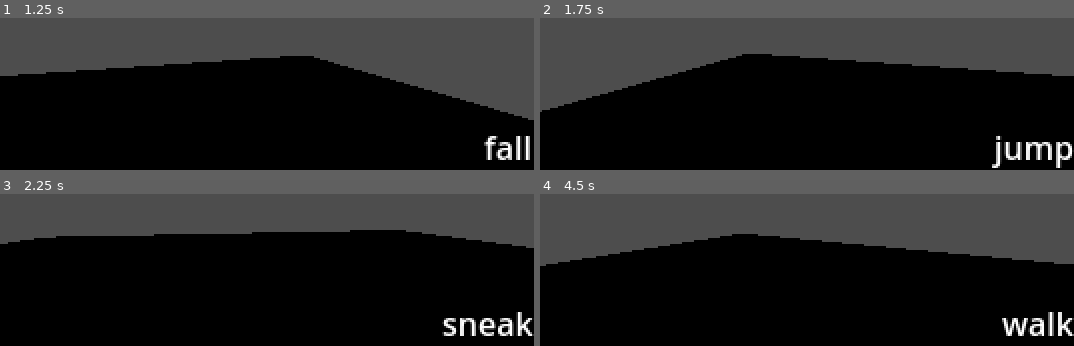
Above: before the commit, frames 1-4 (two rows, left to right).
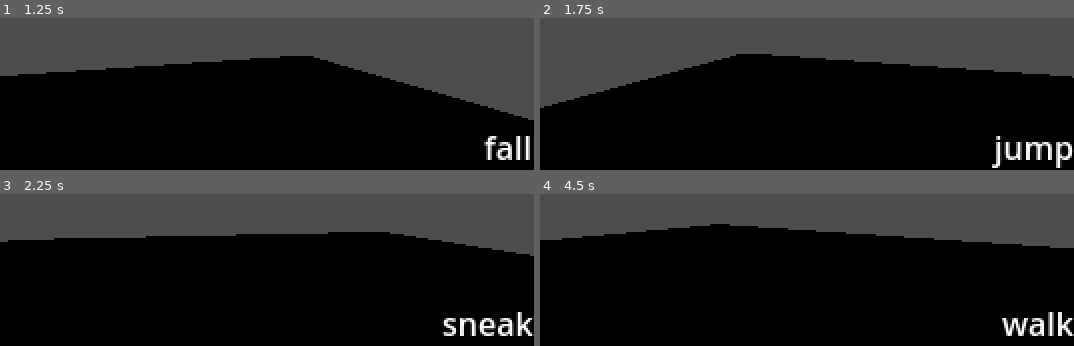
Above: after the commit, the same moments.

Repository: deinonymous/1st-3rd-Person-Base
Game: Godot game, scene res://scenes/world/world.tscn
The game is run twice, just before and just after one commit, with the same random seed, the same clock (stepped at 60 frames per second) and the same inputs.
Inputs (mouse positions are in pixels of both pictures, inside the frame that each line leads up to):
- Up to frame 1 (1.25 s): tap Enter at 0.5 s; move the mouse to (293, 19) at 0.52 s; hold W (mv_forward) from 0.53 s (still down); hold Ctrl (crouch) from 0.53 s (still down); tap Space (jump) at 0.77 s; tap Shift (sprint) at 0.8 s
- Up to frame 2 (1.75 s): keep holding W (mv_forward); move the mouse to (780, 21) at 1.27 s; release Ctrl (crouch) at 1.28 s; tap Shift (sprint) at 1.35 s; tap Space (jump) at 1.52 s; tap Ctrl (crouch) at 1.55 s
- Up to frame 3 (2.25 s): keep holding W (mv_forward); move the mouse to (outside the picture) at 2.02 s; hold Ctrl (crouch) from 2.03 s (still down)
- Up to frame 4 (4.5 s): keep holding W (mv_forward); tap Shift (sprint) at 2.3, 2.85, 3.8, 4.35 s; move the mouse to (801, 200) at 2.77 s; release Ctrl (crouch) at 2.78 s; tap Space (jump) at 3.02, 3.77 s; tap Ctrl (crouch) at 3.05 s; move the mouse to (844, 200) at 3.52 s; hold Ctrl (crouch) 3.53-4.28 s; move the mouse to (outside the picture) at 4.27 s

Frame 1 is identical in both runs. In frame 2, 0.7% of the frame differs, in the area x 0-100%, y 23-62%; in frame 3, 1.9%; in frame 4, 9.3%, in the area x 0-100%, y 19-48%.
Error in both runs: Invalid call. Nonexistent function 'sneak' in base 'Node3D (IdleState)'. (res://scripts/state/player-states/player_persistent_state.gd:67)

Commit message:
brain broken, code fixed

Diff:
--- a/scripts/state/player-states/player_persistent_state.gd
+++ b/scripts/state/player-states/player_persistent_state.gd
@@ -103,11 +103,11 @@
 func view_bob(_delta):
   if velocity.length() and not velocity.y:
     bob_time += _delta * 128 * velocity.length()
-  camera.position.y = camera_current_height + sin(bob_time) / 45
+  camera.position.y = camera_current_height + sin(bob_time) / 25
 
 func transition_camera_height(_new_height):
   if _new_height != camera_current_height:
     if camera_height_tween:
       camera_height_tween.kill()
     camera_height_tween = create_tween()
-    camera_height_tween.tween_property(self, "camera_current_height", _new_height, 0.1)
+    camera_height_tween.tween_property(self, "camera_current_height", _new_height, 0.4).set_trans(Tween.TRANS_CUBIC)
--- a/scripts/state/player-states/run_state.gd
+++ b/scripts/state/player-states/run_state.gd
@@ -8,8 +8,17 @@
 
 func run():
   var direction = Input.get_vector("mv_left", "mv_right", "mv_forward", "mv_backward").rotated(-persistent_state.camera.rotation.y)
-  persistent_state.velocity.x = direction.x * persistent_state.run_speed
-  persistent_state.velocity.z = direction.y * persistent_state.run_speed
+  persistent_state.velocity.x = clampf(
+    direction.x * persistent_state.run_speed,
+    persistent_state.velocity.x - abs(direction.x * persistent_state.run_speed / 10),
+    persistent_state.velocity.x + abs(direction.x * persistent_state.run_speed / 10)
+  )
+  persistent_state.velocity.z = clampf(
+    direction.y * persistent_state.run_speed,
+    persistent_state.velocity.z - abs(direction.y * persistent_state.run_speed / 10),
+    persistent_state.velocity.z + abs(direction.y * persistent_state.run_speed / 10)
+  )
+
 
 func jump():
   change_state.call("jump")
--- a/scripts/state/player-states/walk_state.gd
+++ b/scripts/state/player-states/walk_state.gd
@@ -8,8 +8,16 @@
 
 func walk():
   var direction = Input.get_vector("mv_left", "mv_right", "mv_forward", "mv_backward").rotated(-persistent_state.camera.rotation.y)
-  persistent_state.velocity.x = direction.x * persistent_state.walk_speed
-  persistent_state.velocity.z = direction.y * persistent_state.walk_speed
+  persistent_state.velocity.x = clampf(
+    direction.x * persistent_state.walk_speed,
+    persistent_state.velocity.x - abs(direction.x * persistent_state.walk_speed / 10),
+    persistent_state.velocity.x + abs(direction.x * persistent_state.walk_speed / 10)
+  )
+  persistent_state.velocity.z = clampf(
+    direction.y * persistent_state.walk_speed,
+    persistent_state.velocity.z - abs(direction.y * persistent_state.walk_speed / 10),
+    persistent_state.velocity.z + abs(direction.y * persistent_state.walk_speed / 10)
+  )
 
 func run():
   change_state.call("run")
